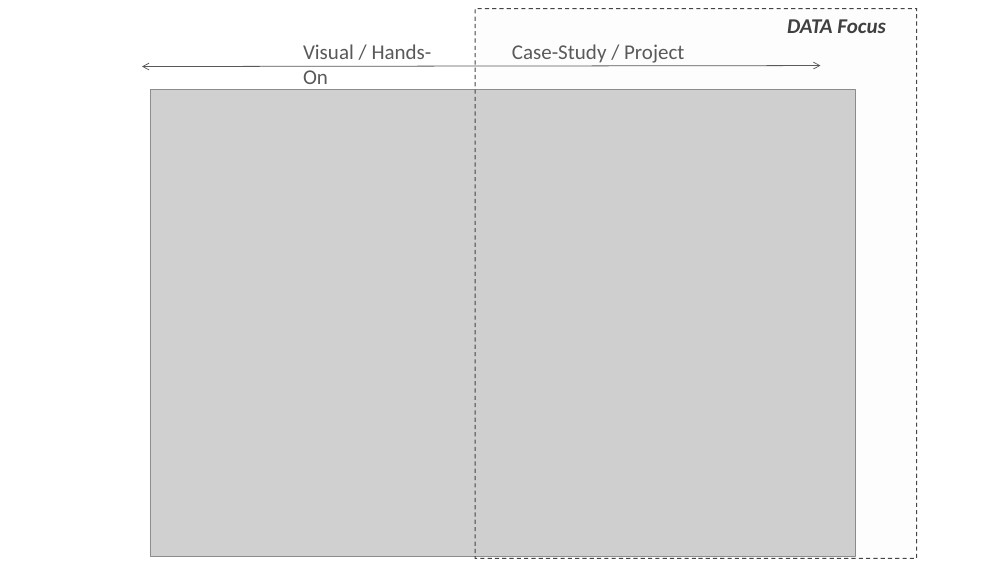
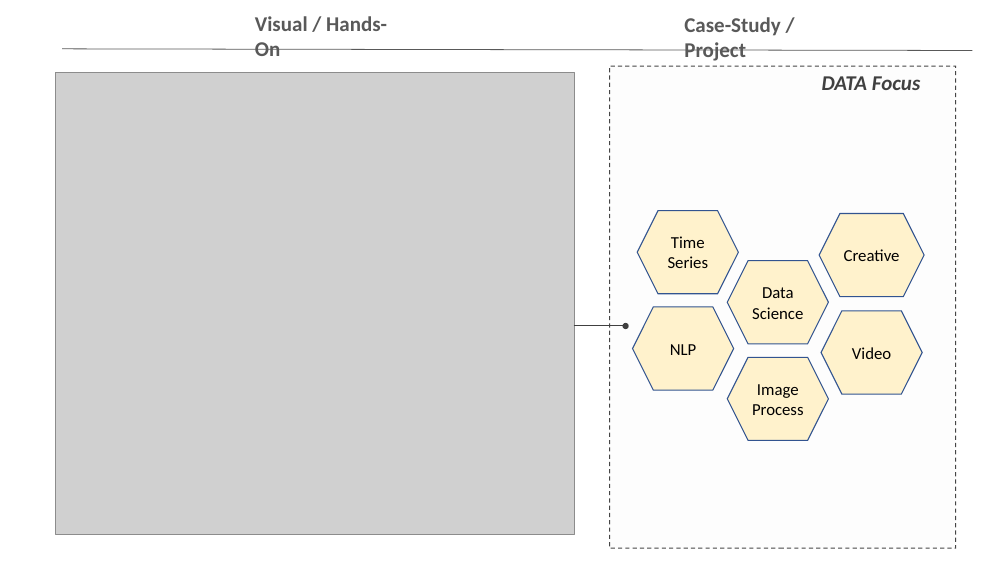
Before and after one commit to PracticumAI/what_is_ai, a slide deck: slide 14 of presentations/01_practicum_intro.pptx (slide 16 before the commit). Drawn at 1008x567 pixels with LibreOffice and Linux fonts; fonts in the diff are those of the drawing; grey boxes stand for pictures. Boxes give left, top, right and bottom in pixels: in the first picture for what was removed or moved away, otherwise in the second. Text is boxed around its words. In the diff, an @@ line names an element or a change of style, - is before the commit and + after.

```diff
--- a/presentations/01_practicum_intro.pptx
+++ b/presentations/01_practicum_intro.pptx
@@ text "Visual / Hands-On": place and size @@
-text "Visual / Hands-On" at box(303, 44, 432, 91)
+text "Visual / Hands-On" at box(255, 16, 387, 56)
@@ text "Visual / Hands-On" at box(255, 16, 387, 56): bold on @@
@@ text "Case-Study / Project" at box(684, 17, 781, 61): bold on @@
@@ text "Case-Study / Project": place and size @@
-text "Case-Study / Project" at box(512, 44, 684, 66)
+text "Case-Study / Project" at box(684, 17, 781, 61)
@@ double arrow moved from (142, 67) - (820, 66) to (62, 49) - (972, 51) @@
@@ double arrow (62, 49) - (972, 51): double arrow to line @@
@@ picture added at box(56, 73, 575, 535) @@
@@ picture removed at box(150, 89, 857, 556) @@
@@ rectangle "DATA Focus": place and size @@
-rectangle "DATA Focus" at box(476, 8, 917, 558)
+rectangle "DATA Focus" at box(609, 66, 956, 548)
@@ hexagon added at box(637, 211, 739, 294), fill #FFF2CC, outline #325491 1 pt, 16 pt, text #000000 @@
+Time Series
@@ hexagon added at box(820, 213, 925, 296), fill #FFF2CC, outline #325491 1 pt, 16 pt, text #000000 @@
+Creative
@@ hexagon added at box(727, 261, 829, 344), fill #FFF2CC, outline #325491 1 pt, 16 pt, text #000000 @@
+Data Science
@@ arrow added from (574, 326) to (626, 326), #404040 1 pt @@
@@ hexagon added at box(633, 307, 734, 390), fill #FFF2CC, outline #325491 1 pt, 16 pt, text #000000 @@
+NLP
@@ hexagon added at box(821, 311, 923, 394), fill #FFF2CC, outline #325491 1 pt, 16 pt, text #000000 @@
+Video
@@ hexagon added at box(727, 358, 829, 441), fill #FFF2CC, outline #325491 1 pt, 16 pt, text #000000 @@
+Image
+Process
```
Also in this commit, not shown: 1 slide added, 3 slides removed.
